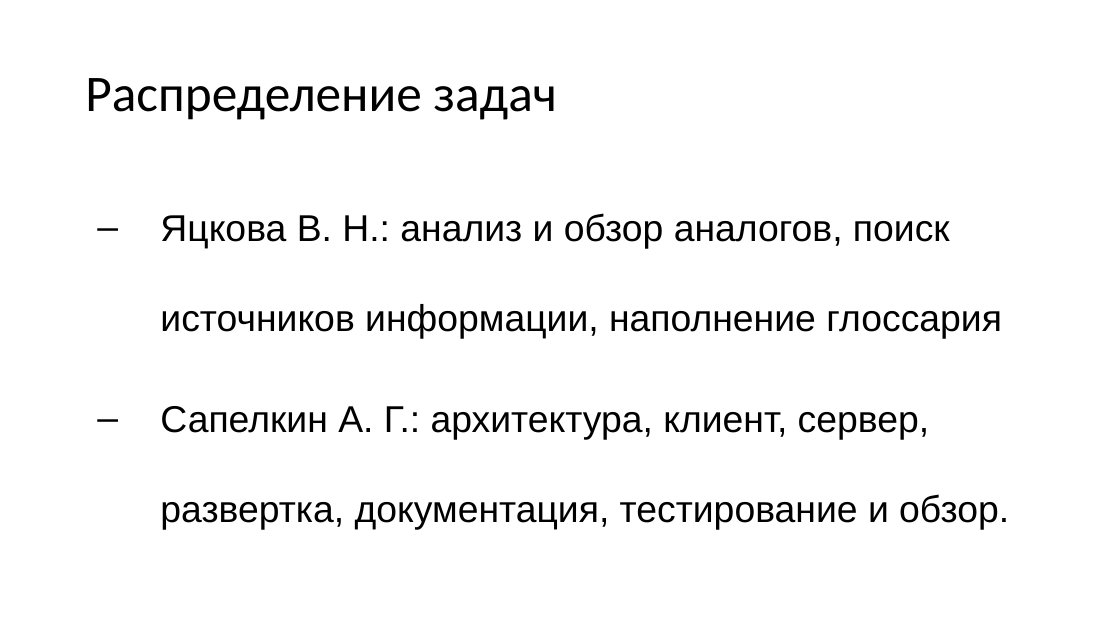
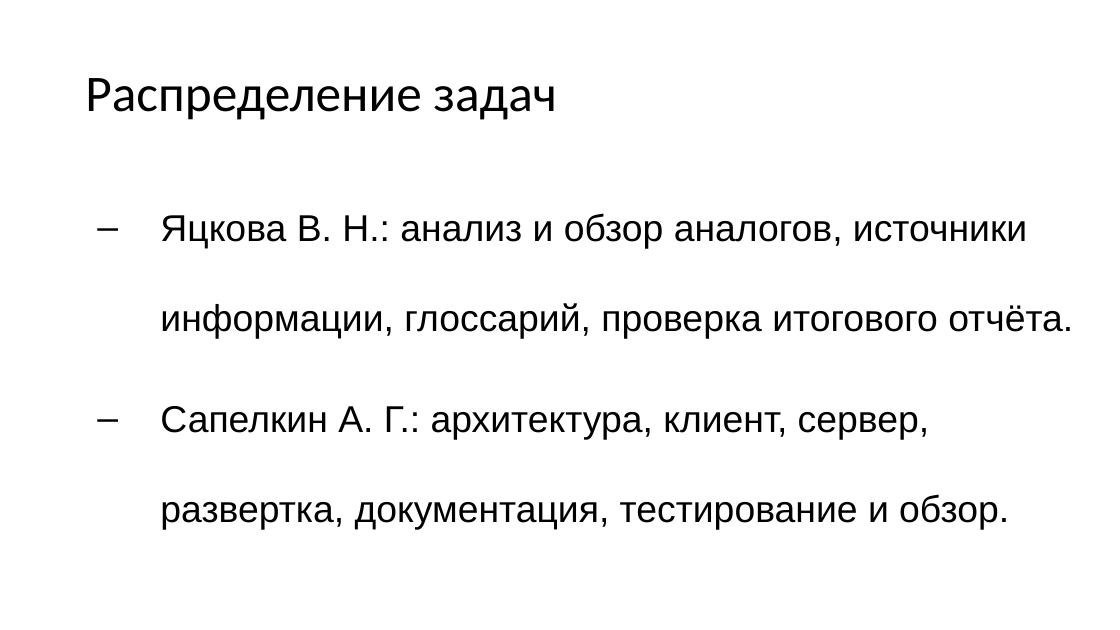
Before and after one commit to Lizurt/Muzkat, a slide deck: slide 9 of docs/ppt.pptx. Drawn at 1120x630 pixels with LibreOffice and Linux fonts; fonts in the diff are those of the drawing; background and template pictures are left out. Boxes give left, top, right and bottom in pixels: in the first picture for what was removed or moved away, otherwise in the second. Text is boxed around its words. In the diff, an @@ line names an element or a change of style, - is before the commit and + after.

```diff
--- a/docs/ppt.pptx
+++ b/docs/ppt.pptx
@@ text at [160,213,1073,338]: text changed @@
-‒ Яцкова В. Н.: анализ и обзор аналогов, поиск источников информации, наполнение глоссария
+‒ Яцкова В. Н.: анализ и обзор аналогов, источники информации, глоссарий, проверка итогового отчёта.
```
Also in this commit, not shown: 4 other slides changed, 1 other file.
